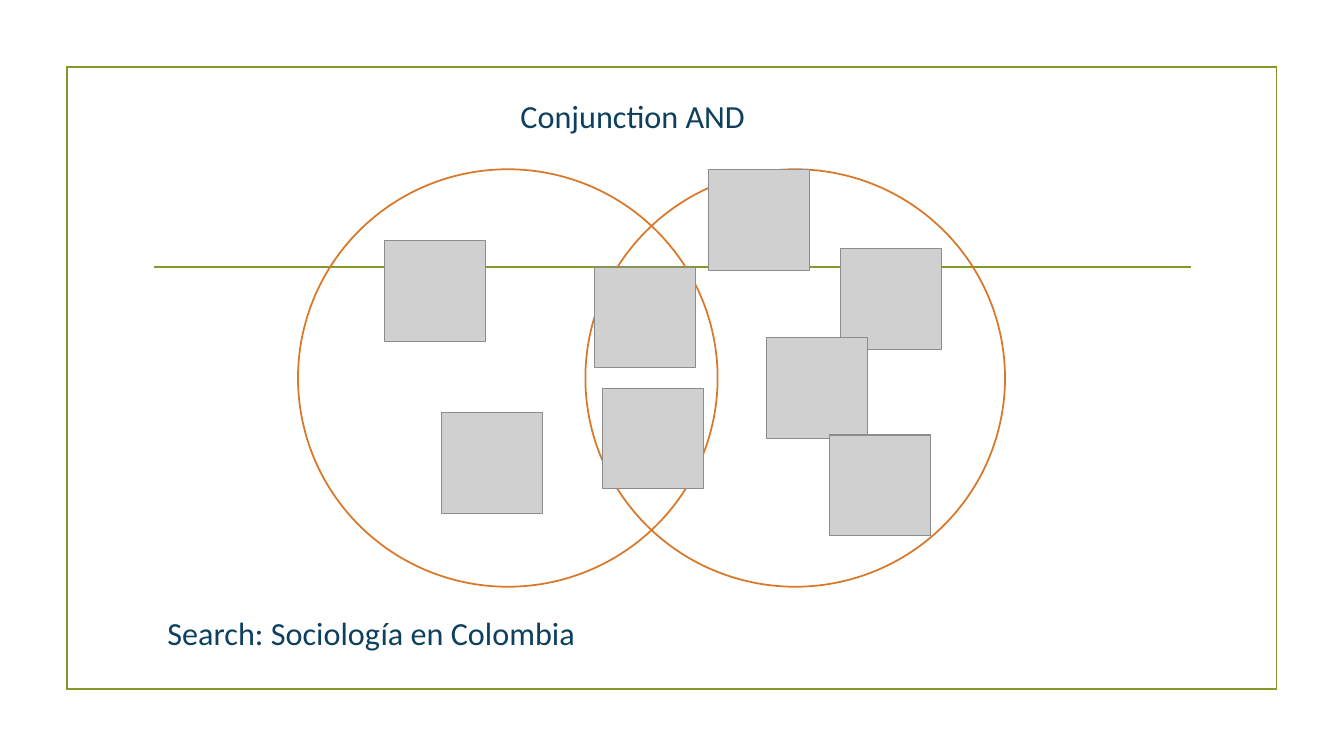
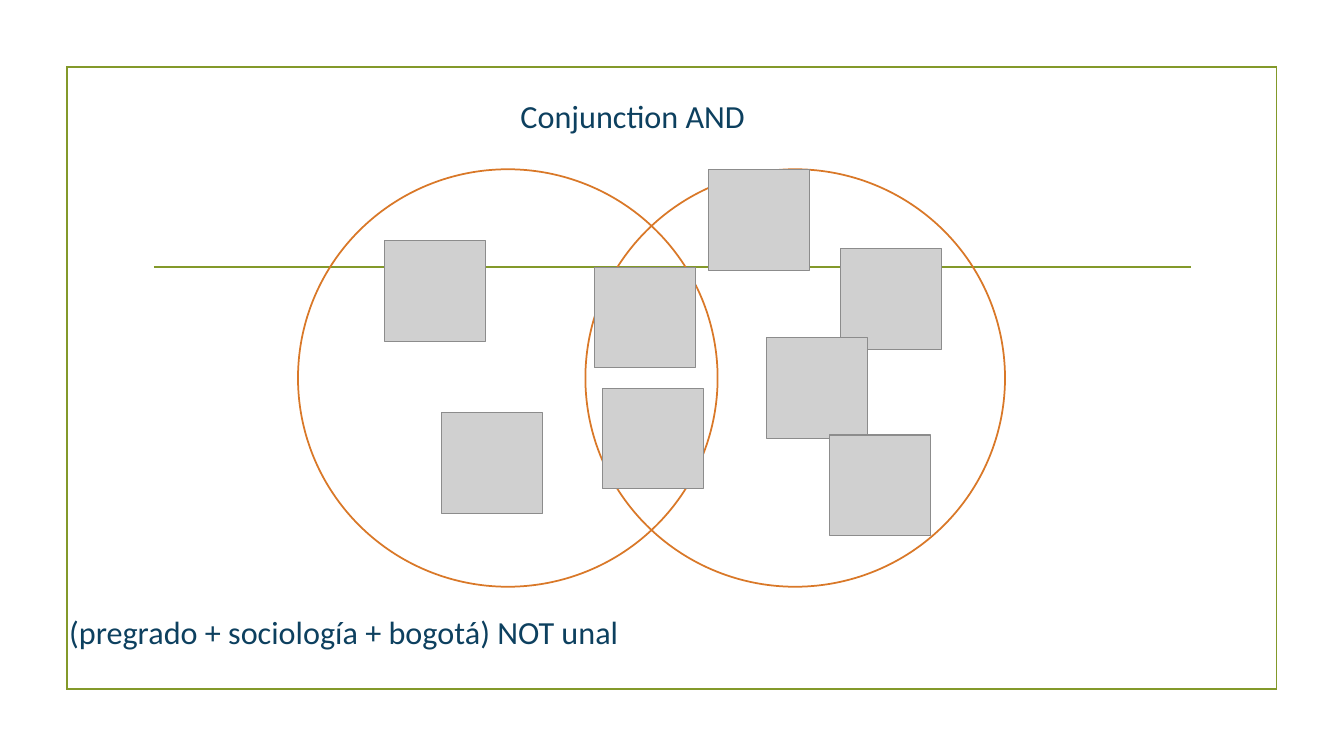
Before and after one commit to wamartinez/sacs, a slide deck: slide 10 of Modulo1/ClaseSem1_OperadoresBooleanos.pptx. Drawn at 1344x756 pixels with LibreOffice and Linux fonts; fonts in the diff are those of the drawing; grey boxes stand for pictures; background and template pictures are left out. Boxes give left, top, right and bottom in pixels: in the first picture for what was removed or moved away, otherwise in the second. Text is boxed around its words. In the diff, an @@ line names an element or a change of style, - is before the commit and + after.

```diff
--- a/Modulo1/ClaseSem1_OperadoresBooleanos.pptx
+++ b/Modulo1/ClaseSem1_OperadoresBooleanos.pptx
@@ text at bbox=[69, 620, 618, 650]: text changed @@
-Search: Sociología en Colombia
+(pregrado + sociología + bogotá) NOT unal
```
Also in this commit, not shown: 1 other slide changed.
